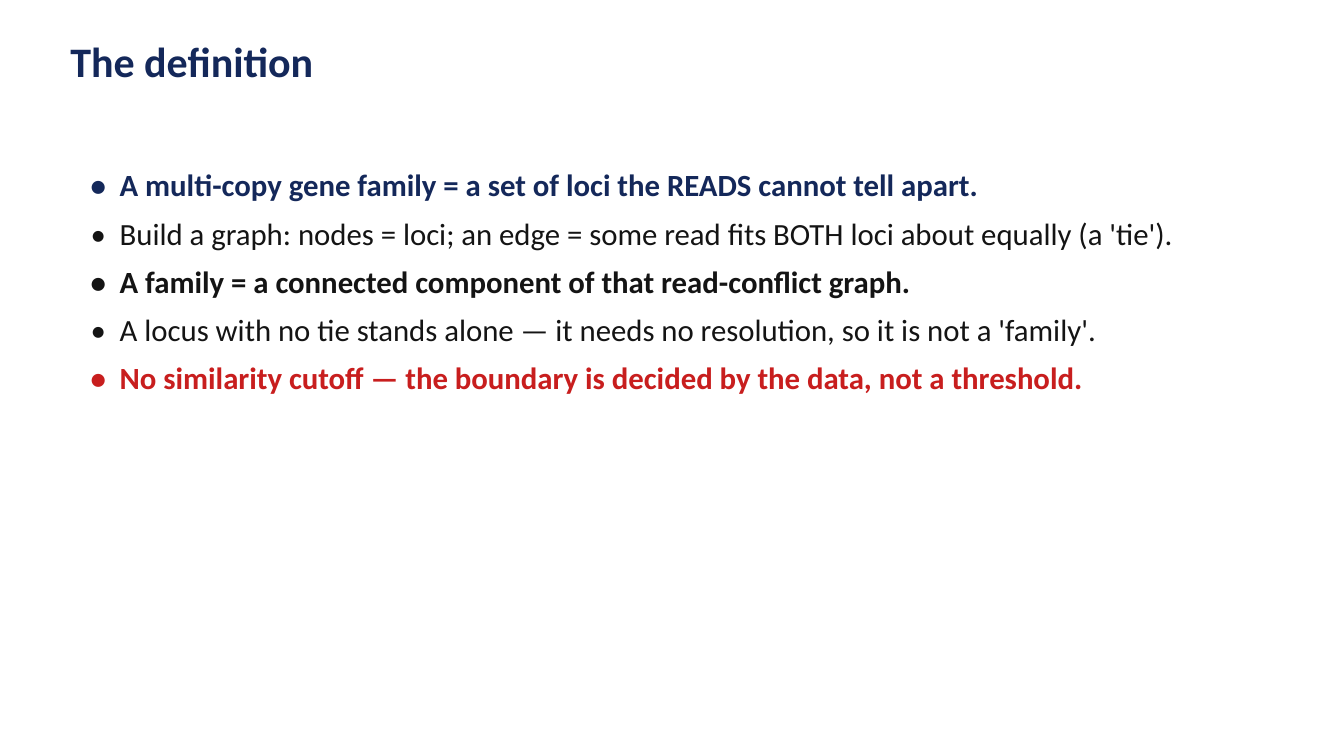
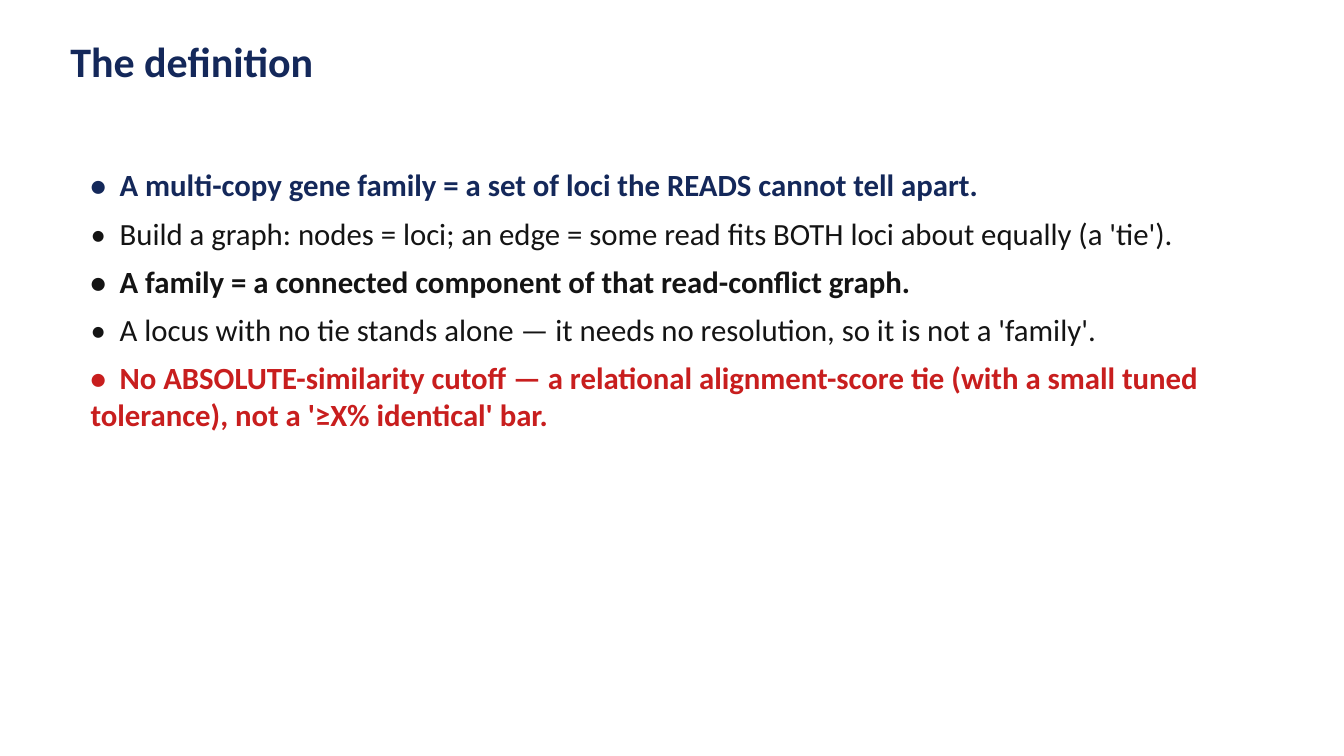
Before and after one commit to juanfraitu1/Rustle, a slide deck: slide 3 of bench/slides/multicopy_families.pptx. Drawn at 1344x756 pixels with LibreOffice and Linux fonts; fonts in the diff are those of the drawing. Boxes give left, top, right and bottom in pixels: in the first picture for what was removed or moved away, otherwise in the second. Text is boxed around its words. In the diff, an @@ line names an element or a change of style, - is before the commit and + after.

```diff
--- a/bench/slides/multicopy_families.pptx
+++ b/bench/slides/multicopy_families.pptx
@@ text at [91, 366, 1198, 431]: text changed @@
-• No similarity cutoff — the boundary is decided by the data, not a threshold.
+• No ABSOLUTE-similarity cutoff — a relational alignment-score tie (with a small tuned tolerance), not a '≥X% identical' bar.
```
Also in this commit, not shown: 7 other slides changed, 1 slide added, 4 other files.
